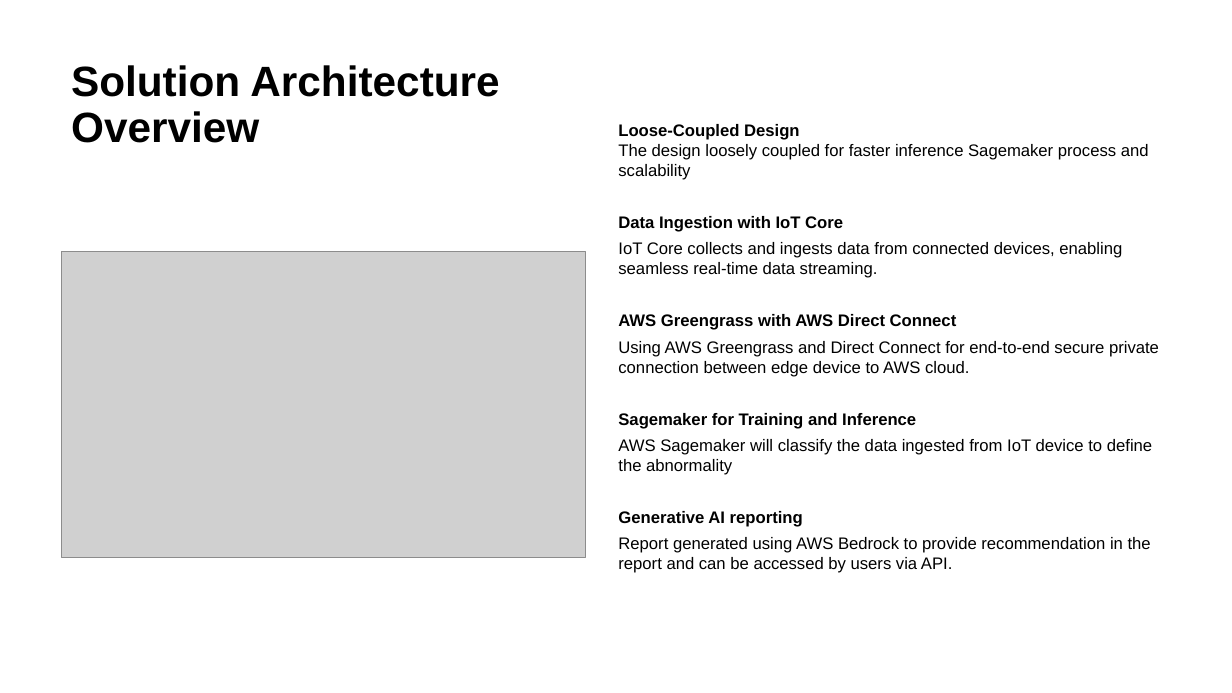
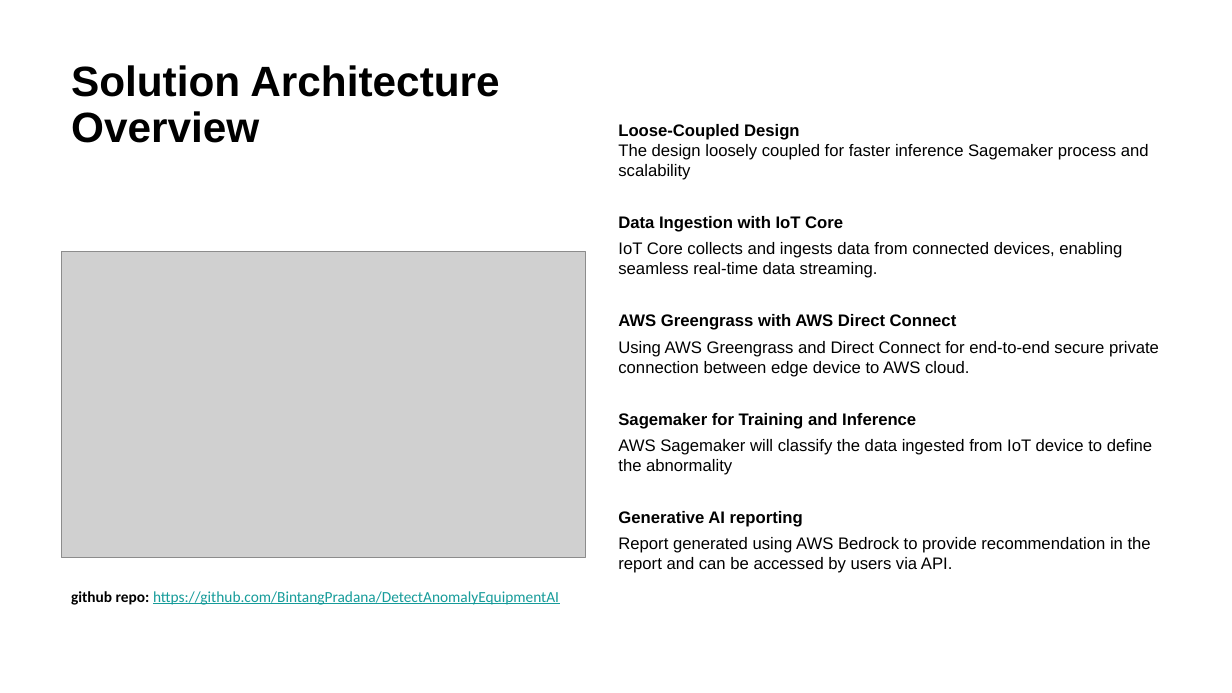
Before and after one commit to BintangPradana/DetectAnomalyEquipmentAI, a slide deck: slide 3 of presentation/BintangPradana-CloudEngineer.pptx. Drawn at 1232x693 pixels with LibreOffice and Linux fonts; fonts in the diff are those of the drawing; grey boxes stand for pictures. Boxes give left, top, right and bottom in pixels: in the first picture for what was removed or moved away, otherwise in the second. Text is boxed around its words. In the diff, an @@ line names an element or a change of style, - is before the commit and + after.

```diff
--- a/presentation/BintangPradana-CloudEngineer.pptx
+++ b/presentation/BintangPradana-CloudEngineer.pptx
@@ text added at [71, 591, 559, 605], 12 pt, text #169C9A, underline @@
+github repo: https://github.com/BintangPradana/DetectAnomalyEquipmentAI
```
